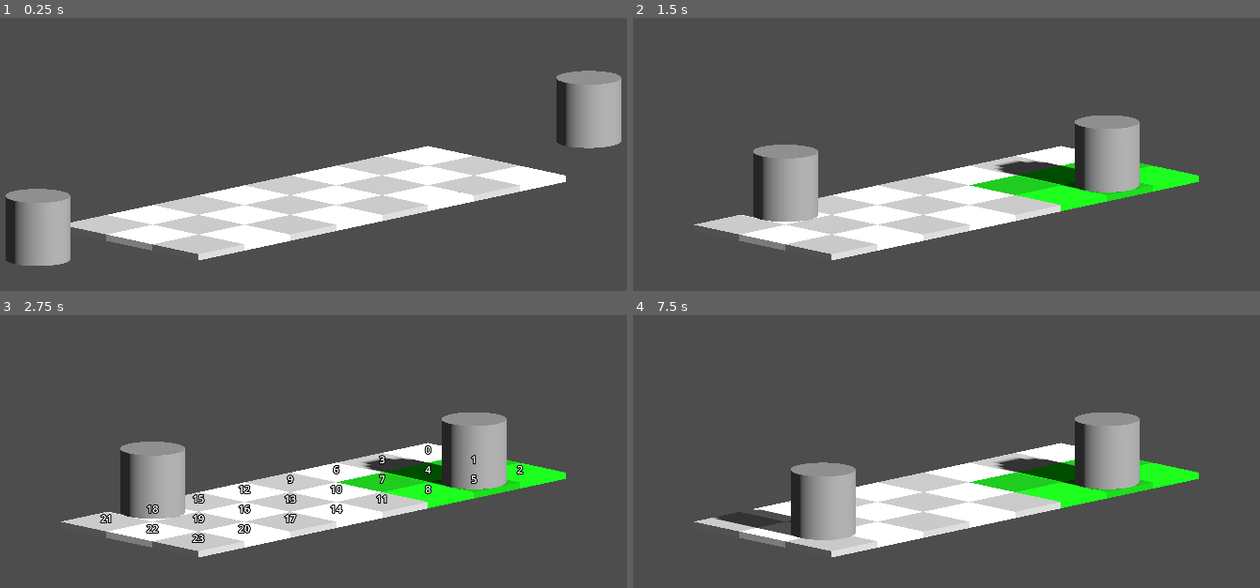
Above: before the commit, frames 1-4 (two rows, left to right).
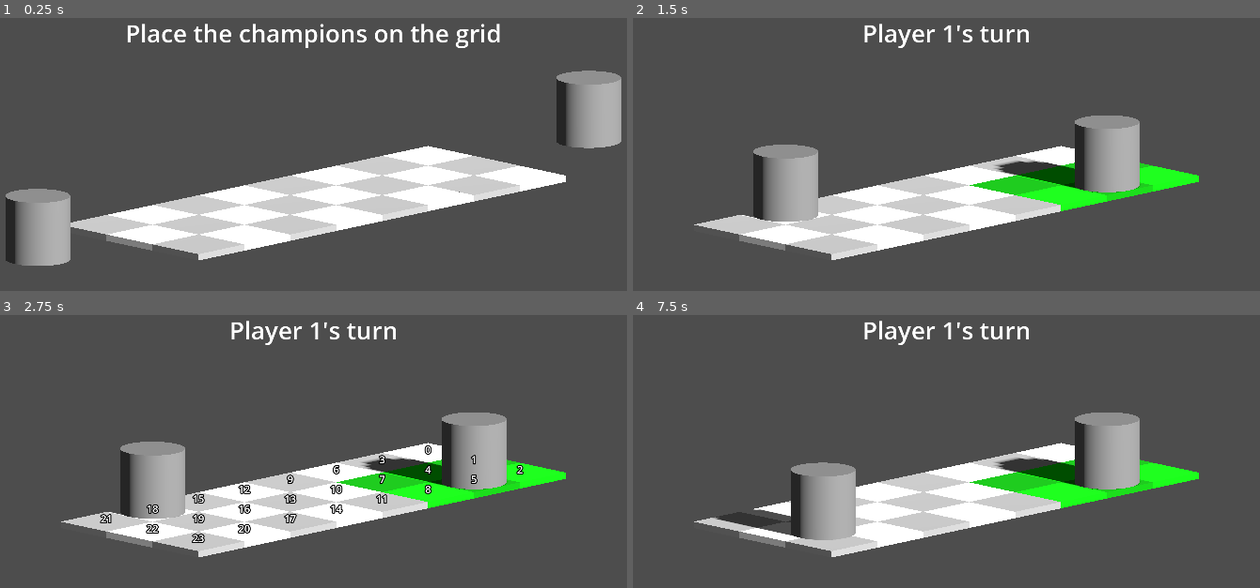
Above: after the commit, the same moments.

Repository: bejado/3d-platformer-tactics
Game: Godot game, scene res://main.tscn
Same seed, same stepped clock (60 frames per second), same inputs: the game is played once before the commit and once after it. This scene is started directly instead of the project's main scene.
Inputs (mouse positions are in pixels of both pictures, inside the frame that each line leads up to):
- Up to frame 1 (0.25 s): no input
- Up to frame 2 (1.5 s): tap Enter at 0.5 s; move the mouse to (1109, 179) at 0.52 s; hold D 0.53-1.25 s; click (1109, 179) at 0.67 s; tap Space at 1.25 s; drag from (796, 220) to (908, 282) at 1.27 s
- Up to frame 3 (2.75 s): tap Enter at 2 s; move the mouse to (388, 405) at 2.02 s; hold D from 2.03 s (still down)
- Up to frame 4 (7.5 s): release D at 2.75 s; tap Space at 2.75, 4.25 s; drag from (908, 579) to (720, 432) at 2.77 s; tap Enter at 3.5 s; move the mouse to (1172, 560) at 3.52 s; drag from (720, 432) to (833, 391) at 4.27 s; move the mouse to (984, 495) at 5.02 s; click (984, 495) at 5.17 s; drag from (833, 391) to (796, 517) at 5.77 s; move the mouse to (1109, 476) at 6.52 s; hold D 6.53-7.25 s; drag from (796, 517) to (908, 579) at 7.27 s

The runs differ from the first frame. In frame 1, 1.4% of the frame differs, in the area x 20-80%, y 2-11%; in frame 2, 0.6%; in frame 3, 0.6%; in frame 4, 0.6%.

Commit message:
Add label to show whose turn it is

Diff:
--- a/main.tscn
+++ b/main.tscn
@@ -57,3 +57,13 @@
 
 [node name="CollisionShape3D" type="CollisionShape3D" parent="Champion1/StaticBody3D"]
 shape = SubResource("CylinderShape3D_0xm2m")
+
+[node name="Instructions" type="Label" parent="."]
+anchors_preset = -1
+anchor_right = 1.0
+offset_top = 70.0
+offset_bottom = 113.0
+grow_horizontal = 2
+theme_override_font_sizes/font_size = 62
+text = "lorem ipsum"
+horizontal_alignment = 1
--- a/scripts/GridSpawner.gd
+++ b/scripts/GridSpawner.gd
@@ -62,7 +62,6 @@
 		Vector2i(rc.x - 1, rc.y),
 		Vector2i(rc.x, rc.y + 1),
 		Vector2i(rc.x, rc.y - 1),
-
 		Vector2i(rc.x + 1, rc.y + 1),
 		Vector2i(rc.x - 1, rc.y + 1),
 		Vector2i(rc.x + 1, rc.y - 1),
--- a/scripts/main.gd
+++ b/scripts/main.gd
@@ -18,6 +18,7 @@
 
 
 func _on_turn_started(player_id: int) -> void:
+	$Instructions.text = "Player %d's turn" % [player_id + 1]
 	self.current_player_id = player_id
 	grid.show_movement_range(champions[player_id].cell_position)
 
@@ -38,6 +39,7 @@
 func _on_phase_changed(phase: Game.Phase) -> void:
 	match phase:
 		Game.Phase.POSITION_CHAMPION:
+			$Instructions.text = "Place the champions on the grid"
 			for i in champions.size():
 				champions[i].can_be_dragged = true
 			champions[0].allowed_cell_range = [12, 23]
Not shown: 1 places in main.tscn that only renumber resources
